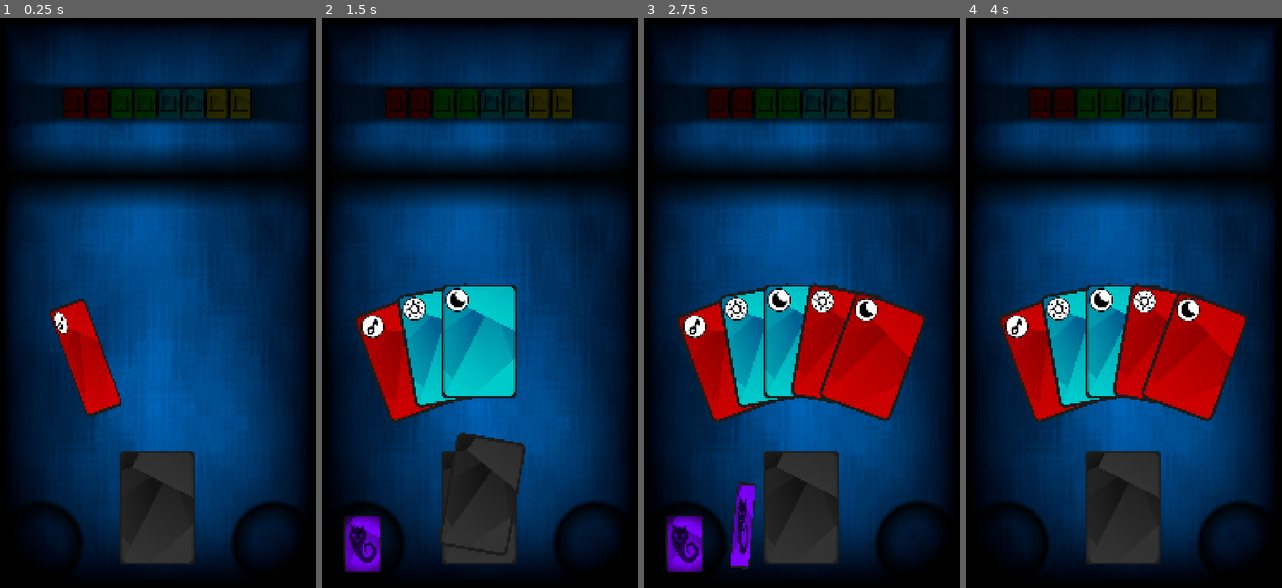
Above: before the commit, frames 1-4 (left to right).
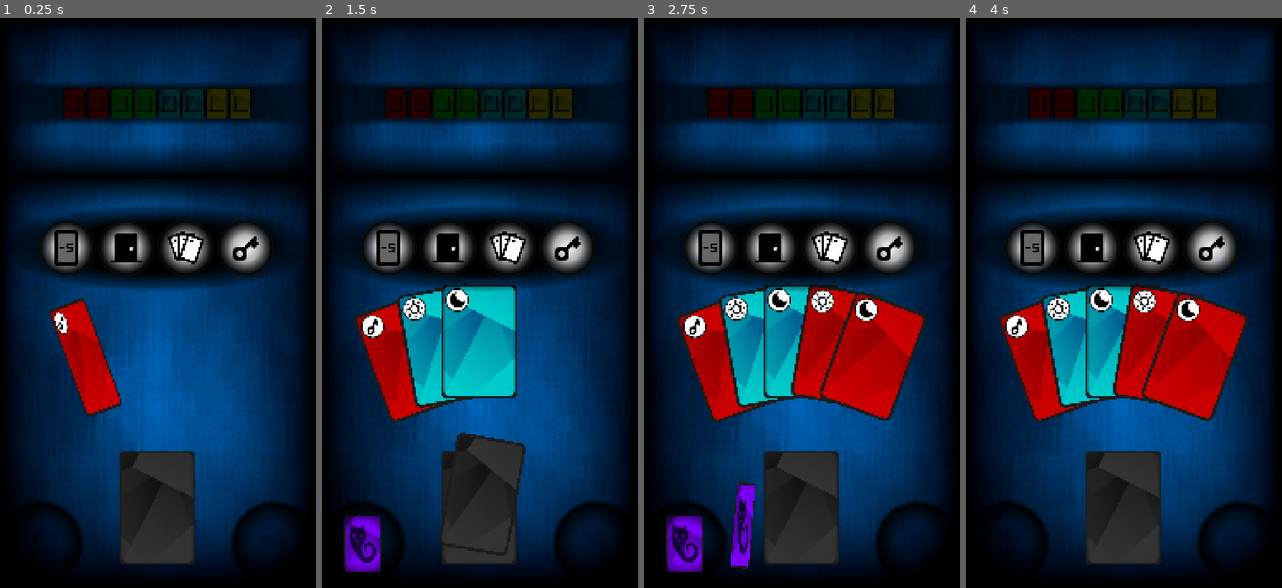
Above: after the commit, the same moments.

Repository: marcopar/Onirica
Game: Godot game, scene res://scenes/main/main.tscn
Same seed, same stepped clock (60 frames per second), same inputs: the game is played once before the commit and once after it.
Inputs (mouse positions are in pixels of both pictures, inside the frame that each line leads up to):
- Up to frame 1 (0.25 s): no input
- Up to frame 2 (1.5 s): tap Enter at 0.5 s; drag from (480, 508) to (480, 177) at 0.52 s; drag from (363, 542) to (480, 508) at 1.27 s
- Up to frame 3 (2.75 s): move the mouse to (729, 360) at 2.02 s; click (729, 360) at 2.17 s
- Up to frame 4 (4 s): drag from (1063, 525) to (1240, 542) at 2.77 s; drag from (1133, 496) to (1007, 542) at 3.52 s

The runs differ from the first frame. In frame 1, 10% of the frame differs, in the area x 6-94%, y 32-48%; in frame 2, 10%; in frame 3, 10%; in frame 4, 10%.

Commit message:
Rework nightmare panel background

Diff:
--- a/project/scenes/main/main.tscn
+++ b/project/scenes/main/main.tscn
@@ -62,9 +62,8 @@
 position = Vector2(540, 1330)
 
 [node name="NightmarePanel" parent="." instance=ExtResource("8_7jqxr")]
-visible = false
 z_index = 199
-position = Vector2(220, 788)
+position = Vector2(536, 779)
 
 [connection signal="area_entered" from="Deck" to="Deck" method="_on_area_entered"]
 [connection signal="area_exited" from="Deck" to="Deck" method="_on_area_exited"]
--- a/project/scenes/nightmare_panel/nightmare_panel.tscn
+++ b/project/scenes/nightmare_panel/nightmare_panel.tscn
@@ -11,14 +11,14 @@
 blend_mode = 3
 
 [sub_resource type="Gradient" id="Gradient_t1ikr"]
-offsets = PackedFloat32Array(0.323718, 0.74359, 1)
+offsets = PackedFloat32Array(0.403846, 0.625, 0.695513)
 colors = PackedColorArray(0, 0, 0, 1, 0.625, 0.625, 0.625, 1, 1, 1, 1, 1)
 
 [sub_resource type="GradientTexture2D" id="GradientTexture2D_ru42g"]
 gradient = SubResource("Gradient_t1ikr")
-width = 1000
+width = 1080
 height = 300
-fill = 2
+fill = 1
 fill_from = Vector2(0.5, 0.5)
 fill_to = Vector2(1, 1)
 metadata/_snap_enabled = true
@@ -28,23 +28,23 @@
 
 [node name="Shade" type="Sprite2D" parent="."]
 material = SubResource("CanvasItemMaterial_fdyaw")
-position = Vector2(330, 0)
 texture = SubResource("GradientTexture2D_ru42g")
 
 [node name="ButtonDiscardDeck" parent="." instance=ExtResource("1_habke")]
+position = Vector2(-300, 0)
 texture = ExtResource("1_uyndy")
 type = 1
 
 [node name="ButtonDiscardDoor" parent="." instance=ExtResource("1_habke")]
-position = Vector2(220, 0)
+position = Vector2(-100, 0)
 texture = ExtResource("2_t4lxu")
 type = 2
 
 [node name="ButtonDiscardHand" parent="." instance=ExtResource("1_habke")]
-position = Vector2(440, 0)
+position = Vector2(100, 0)
 texture = ExtResource("3_fl2d7")
 
 [node name="ButtonDiscardKey" parent="." instance=ExtResource("1_habke")]
-position = Vector2(660, 0)
+position = Vector2(300, 0)
 texture = ExtResource("4_3ai2i")
 type = 3
